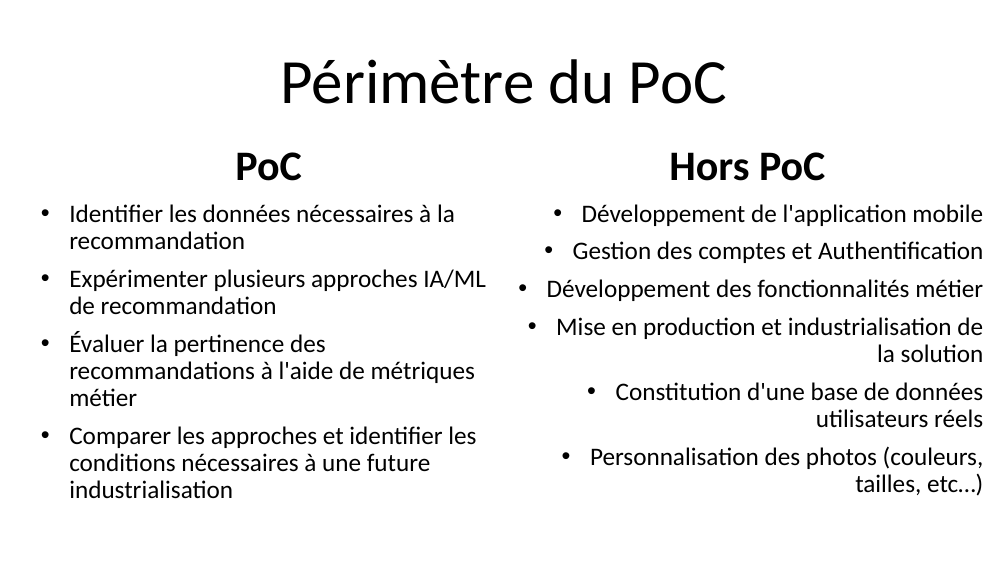
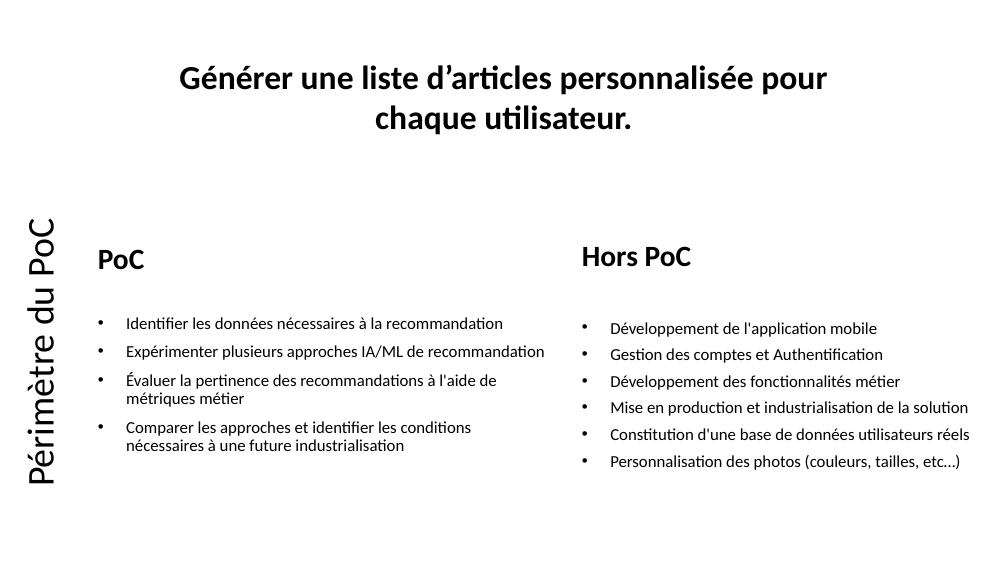
Before and after one commit to Ace4teaM/OCR-FashionInsta, a slide deck: slide 4 of ROI.pptx (slide 6 before the commit). Drawn at 1008x567 pixels with LibreOffice and Linux fonts; fonts in the diff are those of the drawing. Boxes give left, top, right and bottom in pixels: in the first picture for what was removed or moved away, otherwise in the second. Text is boxed around its words. In the diff, an @@ line names an element or a change of style, - is before the commit and + after.

Commit message:
améliore l'approche plus verbale (moins technique) de la présentation

```diff
--- a/ROI.pptx
+++ b/ROI.pptx
@@ text added at bbox=[179, 64, 827, 135], 32 pt, text #000000, bold @@
+Générer une liste d’articles personnalisée pour chaque utilisateur.
@@ title "Périmètre du PoC": place and size @@
-title "Périmètre du PoC" at bbox=[281, 59, 727, 104]
+title "Périmètre du PoC" at bbox=[18, 224, 64, 481]
@@ title "Périmètre du PoC" at bbox=[18, 224, 64, 481]: size 60 to 36 pt; rotation 0 to 270 degrees @@
@@ subtitle "PoC": place and size @@
-subtitle "PoC" at bbox=[69, 152, 486, 499]
+subtitle "PoC" at bbox=[98, 249, 545, 451]
@@ subtitle "PoC" at bbox=[98, 249, 545, 451]: size 40 to 28 pt in "PoC"; size 24 to 16 pt; alignment centre to left @@
@@ text "Hors PoC": place and size @@
-text "Hors PoC" at bbox=[547, 152, 984, 496]
+text "Hors PoC" at bbox=[582, 246, 970, 470]
@@ text "Hors PoC" at bbox=[582, 246, 970, 470]: size 40 to 28 pt in "Hors PoC"; size 24 to 16 pt; alignment centre to left; line spacing 0.9 to 0.8; alignment right to left @@
```
Also in this commit, not shown: 3 other slides changed, 4 slides added, 19 slides removed, 2 other files.
